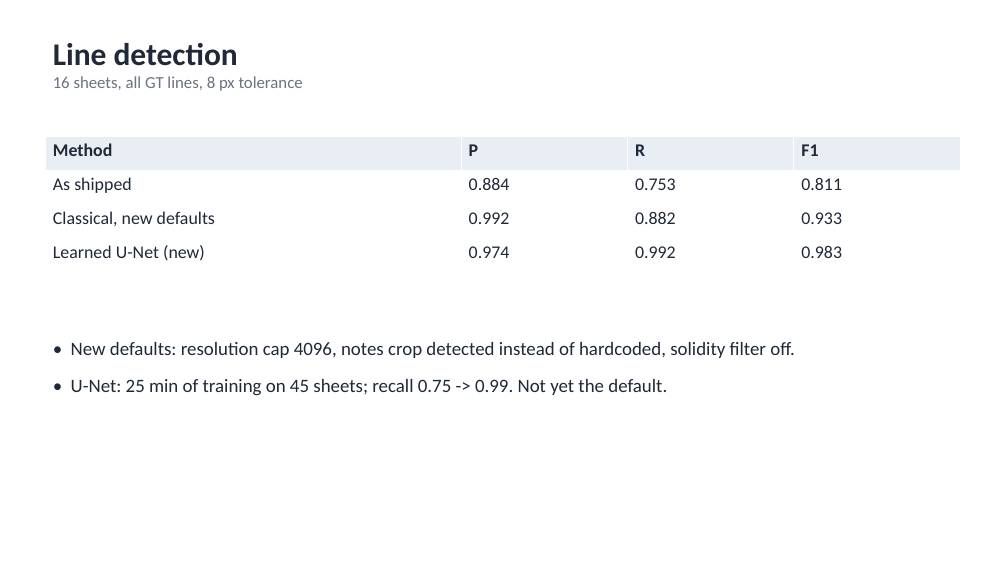
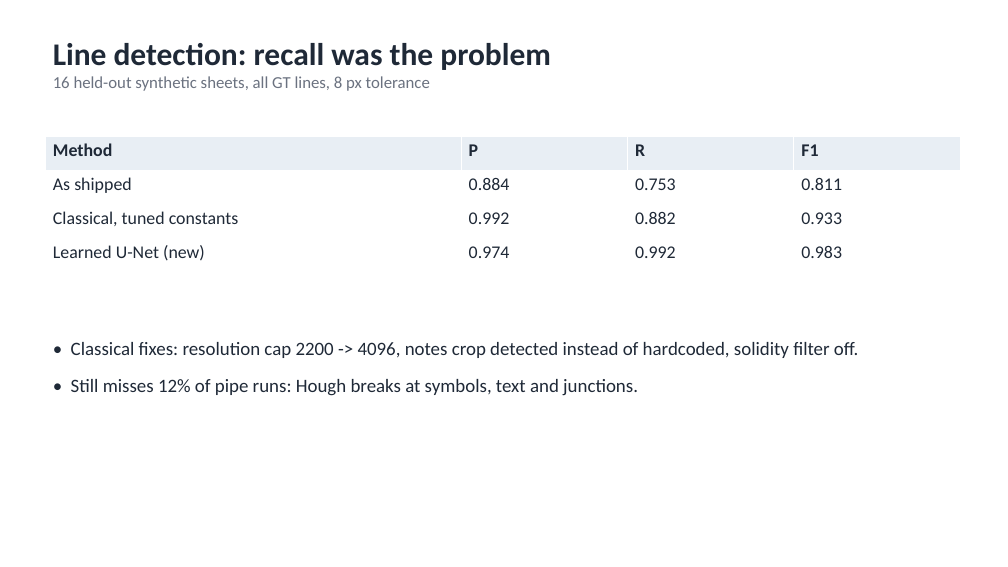
Before and after one commit to WeiKangda/PnIDAgent, a slide deck: slide 4 of weekly_update/2026-09-21_pipeline_accuracy_update.pptx (slide 7 before the commit). Drawn at 1008x567 pixels with LibreOffice and Linux fonts; fonts in the diff are those of the drawing. Boxes give left, top, right and bottom in pixels: in the first picture for what was removed or moved away, otherwise in the second. Text is boxed around its words. In the diff, an @@ line names an element or a change of style, - is before the commit and + after.

```diff
--- a/weekly_update/2026-09-21_pipeline_accuracy_update.pptx
+++ b/weekly_update/2026-09-21_pipeline_accuracy_update.pptx
@@ text at bbox=[53, 43, 551, 91]: text changed @@
-Line detection
-16 sheets, all GT lines, 8 px tolerance
+Line detection: recall was the problem
+16 held-out synthetic sheets, all GT lines, 8 px tolerance
@@ table at bbox=[45, 136, 960, 272] @@
-row 3, column 1: Classical, new defaults
+row 3, column 1: Classical, tuned constants
@@ text at bbox=[71, 342, 858, 396]: text changed @@
-• New defaults: resolution cap 4096, notes crop detected instead of hardcoded, solidity filter off.
-• U-Net: 25 min of training on 45 sheets; recall 0.75 -> 0.99. Not yet the default.
+• Classical fixes: resolution cap 2200 -> 4096, notes crop detected instead of hardcoded, solidity filter off.
+• Still misses 12% of pipe runs: Hough breaks at symbols, text and junctions.
```
Also in this commit, not shown: 6 other slides changed, 4 slides added, 7 slides removed, 4 other files.
